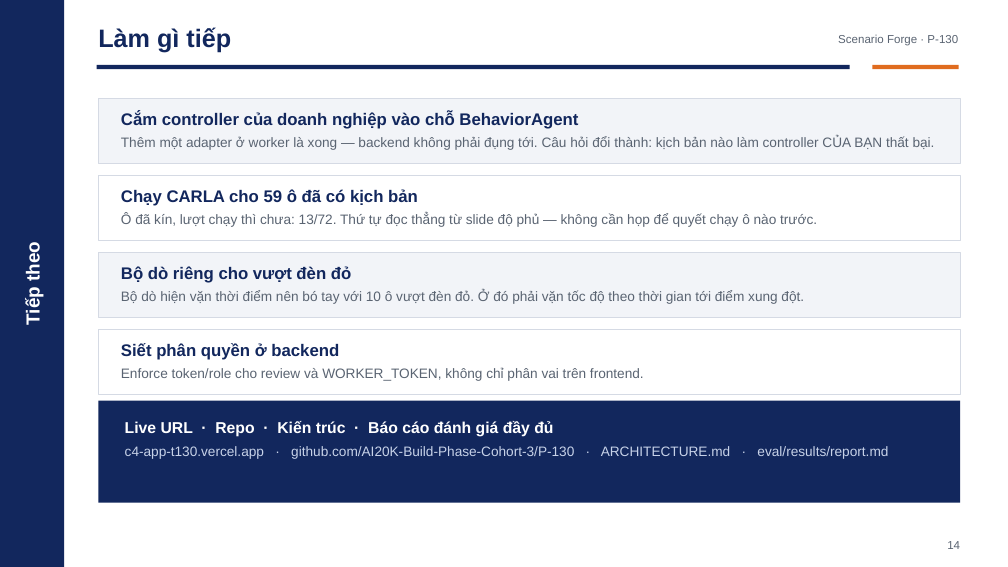
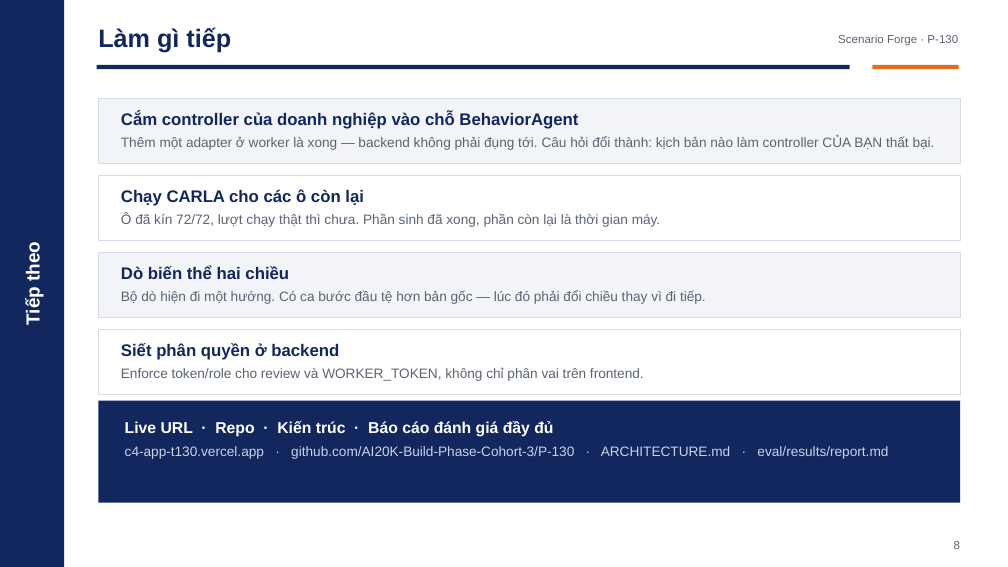
Before and after one commit to Menakanchi/nextjs-boilerplate, a slide deck: slide 8 of presentation/pitch_deck.pptx (slide 14 before the commit). Drawn at 1008x567 pixels with LibreOffice and Linux fonts; fonts in the diff are those of the drawing. Boxes give left, top, right and bottom in pixels: in the first picture for what was removed or moved away, otherwise in the second. Text is boxed around its words. In the diff, an @@ line names an element or a change of style, - is before the commit and + after.

```diff
--- a/presentation/pitch_deck.pptx
+++ b/presentation/pitch_deck.pptx
@@ text at [121, 189, 660, 227]: text changed @@
-Chạy CARLA cho 59 ô đã có kịch bản
-Ô đã kín, lượt chạy thì chưa: 13/72. Thứ tự đọc thẳng từ slide độ phủ — không cần họp để quyết chạy ô nào trước.
+Chạy CARLA cho các ô còn lại
+Ô đã kín 72/72, lượt chạy thật thì chưa. Phần sinh đã xong, phần còn lại là thời gian máy.
@@ text at [121, 266, 706, 304]: text changed @@
-Bộ dò riêng cho vượt đèn đỏ
-Bộ dò hiện vặn thời điểm nên bó tay với 10 ô vượt đèn đỏ. Ở đó phải vặn tốc độ theo thời gian tới điểm xung đột.
+Dò biến thể hai chiều
+Bộ dò hiện đi một hướng. Có ca bước đầu tệ hơn bản gốc — lúc đó phải đổi chiều thay vì đi tiếp.
@@ text at [954, 541, 960, 549]: text changed @@
-14
+8
```
Also in this commit, not shown: 3 other slides changed, 2 slides added, 8 slides removed, 1 other file.
